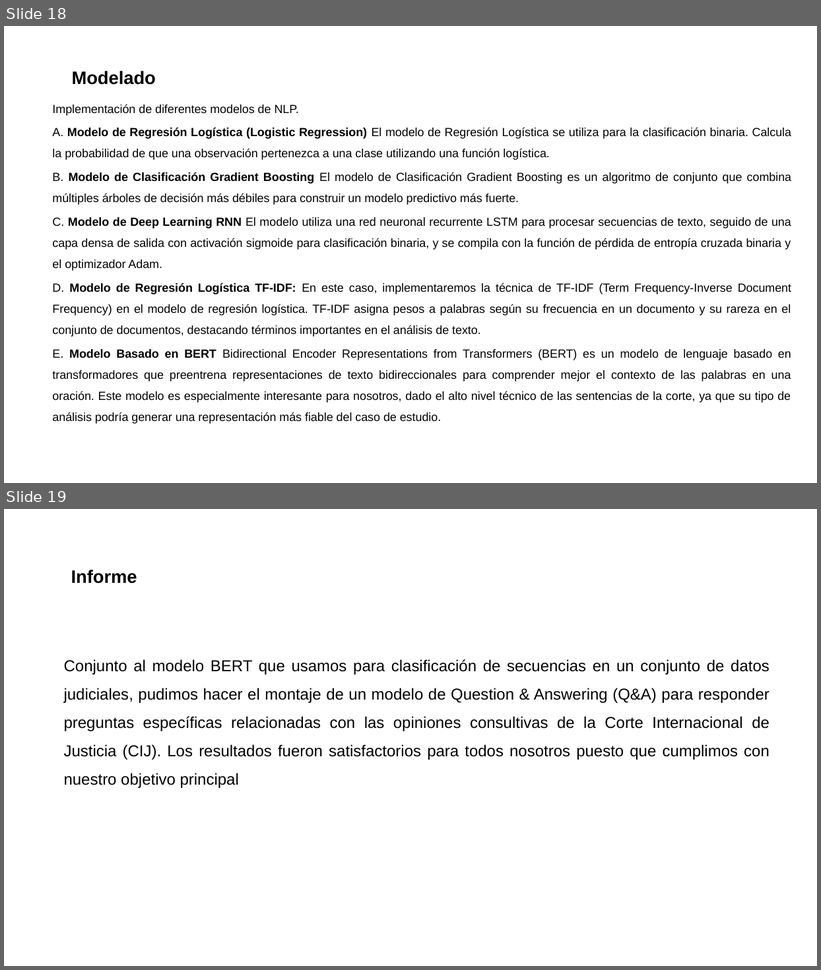
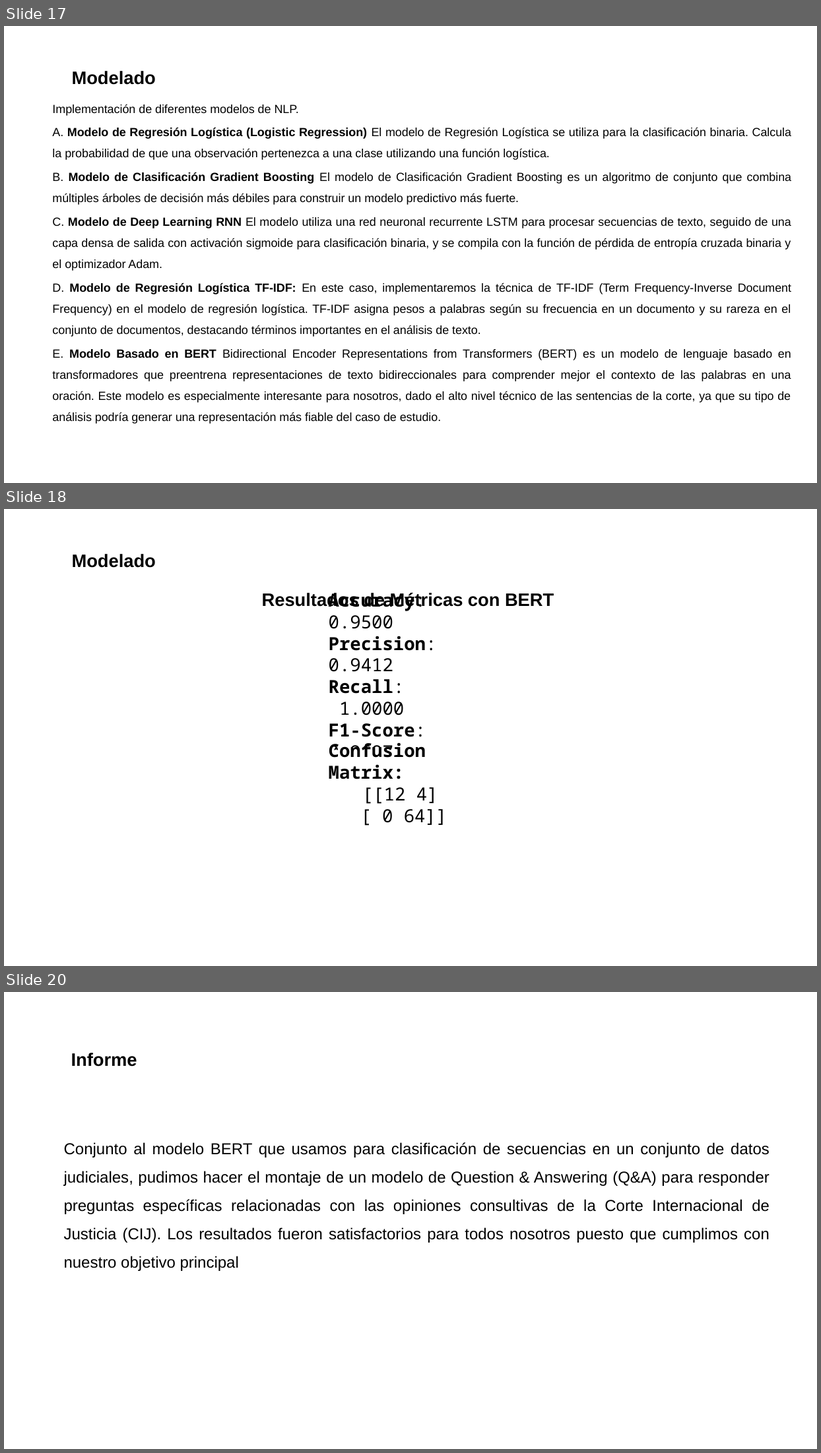
Before and after one commit to pardo2410/ProyectoFinalBootcampBigData, a slide deck: 00 - Presentacion/Data Divers - Presentacion v3.pptx. Shown one above the other, each under a label of ours: slides 18 and 19 before the commit, slides 17, 18 and 20 after it; the slides between them are not shown. The pictures are 821x970 and 821x1453 pixels, drawn with LibreOffice and Linux fonts; fonts in the diff are those of the drawing; background and template pictures are left out. Boxes give left, top, right and bottom in pixels: in the first picture for what was removed or moved away, otherwise in the second. Text is boxed around its words. In the diff, an @@ line names an element or a change of style, - is before the commit and + after.

```diff
--- a/00 - Presentacion/Data Divers - Presentacion v3.pptx
+++ b/00 - Presentacion/Data Divers - Presentacion v3.pptx
@@ slide 18 added at [4,509,817,966], background picture (left out) @@
@@ text added at [72,554,156,568], 16 pt, text #000000, bold @@
+Modelado
@@ text added at [262,591,554,609], 16 pt, text #000000, bold @@
+Resultados de Métricas con BERT
@@ text added at [329,593,437,758], 16 pt, text #000000, bold @@
+Accuracy: 0.9500
+Precision: 0.9412
+Recall: 1.0000
+F1-Score: 0.9697
@@ text added at [329,743,448,825], 16 pt, text #000000, bold @@
+Confusion Matrix:
+[[12 4]
+[ 0 64]]
@@ what was slide 18 is now slide 17 @@
@@ what was slide 19 is now slide 20 @@
```
Also in this commit, not shown: 1 slide changed, 1 other slide added, 1 slide removed, 1 other file.
